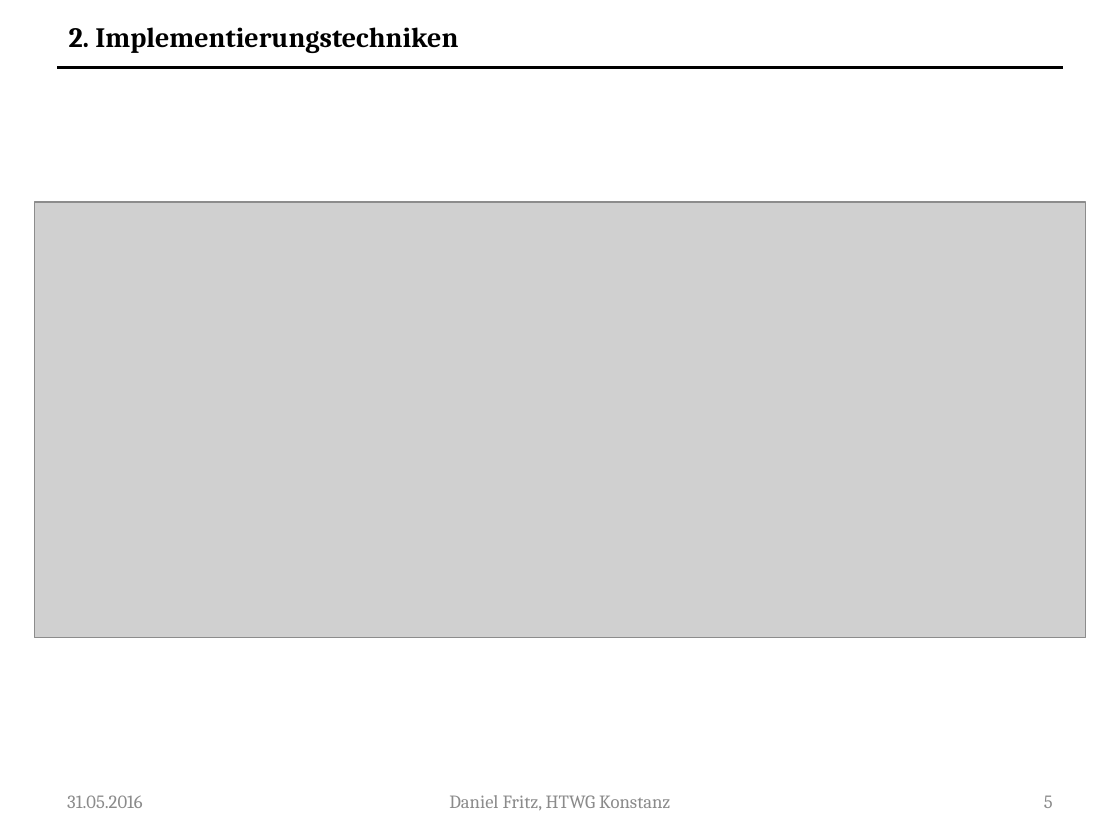
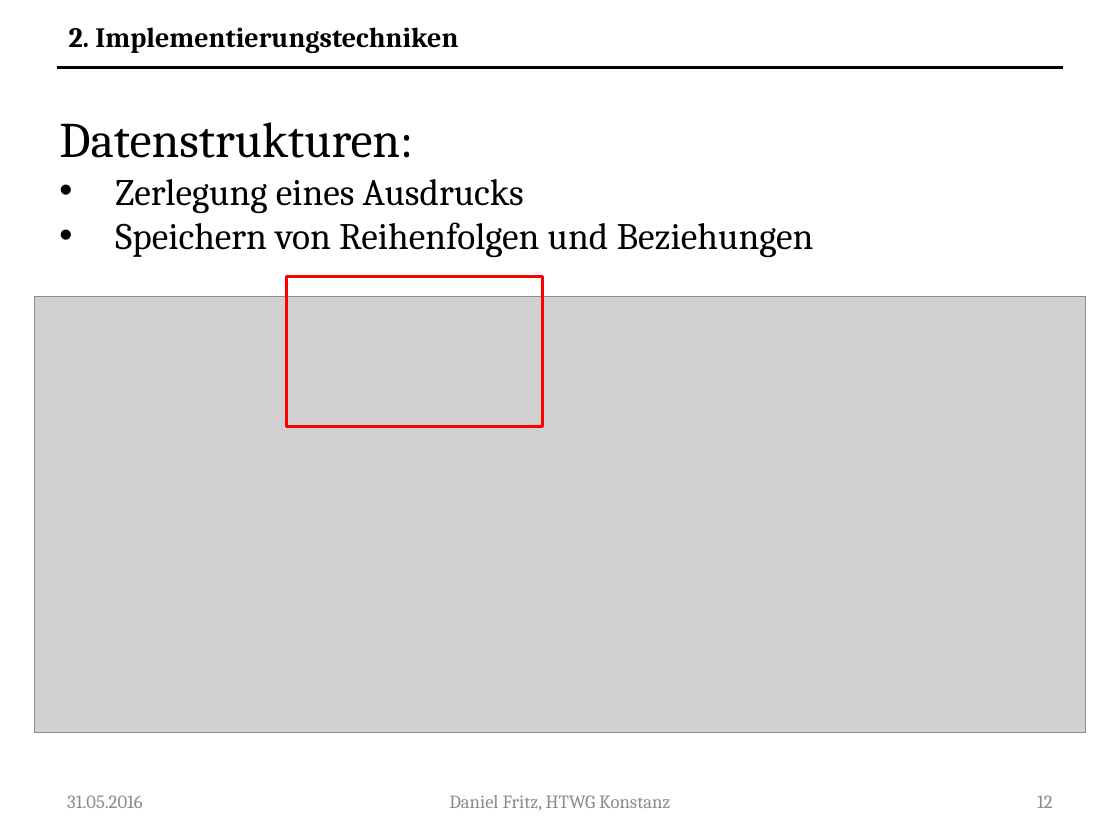
Before and after one commit to Guldenbart/MA, a slide deck: slide 12 of ppt/MA.pptx (slide 5 before the commit). Drawn at 1120x840 pixels with LibreOffice and Linux fonts; fonts in the diff are those of the drawing; grey boxes stand for pictures. Boxes give left, top, right and bottom in pixels: in the first picture for what was removed or moved away, otherwise in the second. Text is boxed around its words. In the diff, an @@ line names an element or a change of style, - is before the commit and + after.

```diff
--- a/ppt/MA.pptx
+++ b/ppt/MA.pptx
@@ text added at bbox=[59, 122, 814, 258], 24 pt, text #000000 @@
+Datenstrukturen:
+• Zerlegung eines Ausdrucks
+• Speichern von Reihenfolgen und Beziehungen
@@ picture: place and size @@
-picture at bbox=[35, 202, 1086, 637]
+picture at bbox=[35, 297, 1086, 732]
@@ rectangle added at bbox=[287, 277, 542, 427], outline #FF0000 2 pt @@
@@ page number at bbox=[1037, 795, 1053, 808]: text changed @@
-5
+12
```
Also in this commit, not shown: 1 slide added.
